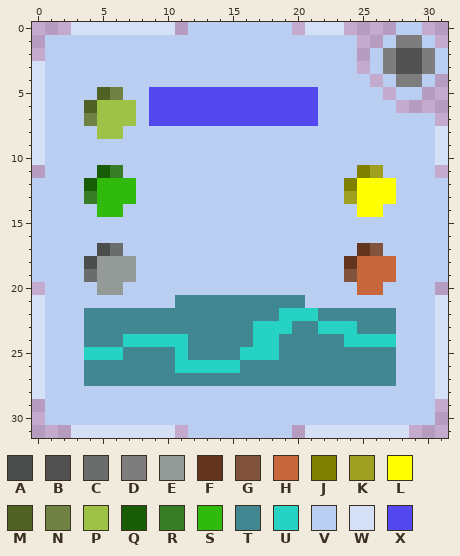
Pixel-art sprite, stored at Icons/Nomai.png. This is how it looked before the edit.
The file is 32x32 pixels.
Palette (. is transparent): A #4a4d4c  B #515151  C #6a6d6c  D #7d7d7d  E #949a98  F #63341e  G #83543d  H #c7683c  J #808000  K #9f9f20  L #ffff01  M #4f6123  N #6f8143  P #9ec246  Q #185d06  R #377d25  S #30ba0c  T #418791  U #26d2c4  V #b9cef0  W #d3e0f5  X #5347ef
New version:
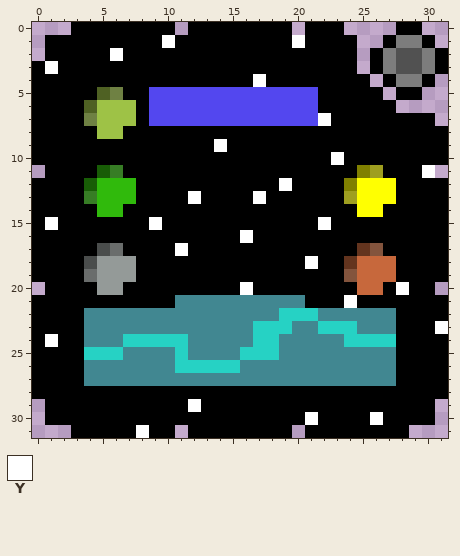
Colours new in this view: Y #ffffff
Diff:
{"colour":"V","old":"#b9cef0","new":"#000000"}
{"y":0,"x":3,"old":"WWWWWWWW","new":"VVVVVVVV"}
{"y":0,"x":21,"old":"WWW","new":"VVV"}
{"y":1,"x":10,"old":"V","new":"Y"}
{"y":1,"x":20,"old":"V","new":"Y"}
{"y":2,"x":6,"old":"V","new":"Y"}
{"y":3,"x":0,"old":"WV","new":"VY"}
{"y":4,"x":0,"old":"W","new":"V"}
{"y":4,"x":17,"old":"V","new":"Y"}
{"y":5,"x":0,"old":"W","new":"V"}
{"y":6,"x":0,"old":"W","new":"V"}
{"y":7,"x":0,"old":"W","new":"V"}
{"y":7,"x":22,"old":"V","new":"Y"}
{"y":8,"x":0,"old":"W","new":"V"}
{"y":8,"x":31,"old":"W","new":"V"}
{"y":9,"x":0,"old":"W","new":"V"}
{"y":9,"x":14,"old":"V","new":"Y"}
{"y":9,"x":31,"old":"W","new":"V"}
{"y":10,"x":0,"old":"W","new":"V"}
{"y":10,"x":23,"old":"V","new":"Y"}
{"y":10,"x":31,"old":"W","new":"V"}
{"y":11,"x":30,"old":"V","new":"Y"}
{"y":12,"x":19,"old":"V","new":"Y"}
{"y":13,"x":12,"old":"V","new":"Y"}
{"y":13,"x":17,"old":"V","new":"Y"}
{"y":15,"x":1,"old":"V","new":"Y"}
{"y":15,"x":9,"old":"V","new":"Y"}
{"y":15,"x":22,"old":"V","new":"Y"}
{"y":16,"x":16,"old":"V","new":"Y"}
{"y":17,"x":11,"old":"V","new":"Y"}
{"y":18,"x":21,"old":"V","new":"Y"}
{"y":20,"x":16,"old":"V","new":"Y"}
{"y":20,"x":28,"old":"V","new":"Y"}
{"y":21,"x":0,"old":"W","new":"V"}
{"y":21,"x":24,"old":"V","new":"Y"}
{"y":21,"x":31,"old":"W","new":"V"}
{"y":22,"x":0,"old":"W","new":"V"}
{"y":22,"x":31,"old":"W","new":"V"}
{"y":23,"x":0,"old":"W","new":"V"}
{"y":23,"x":31,"old":"W","new":"Y"}
{"y":24,"x":0,"old":"WV","new":"VY"}
{"y":24,"x":31,"old":"W","new":"V"}
{"y":25,"x":0,"old":"W","new":"V"}
{"y":25,"x":31,"old":"W","new":"V"}
{"y":26,"x":0,"old":"W","new":"V"}
{"y":26,"x":31,"old":"W","new":"V"}
{"y":27,"x":0,"old":"W","new":"V"}
{"y":27,"x":31,"old":"W","new":"V"}
{"y":28,"x":0,"old":"W","new":"V"}
{"y":28,"x":31,"old":"W","new":"V"}
{"y":29,"x":12,"old":"V","new":"Y"}
{"y":30,"x":21,"old":"V","new":"Y"}
{"y":30,"x":26,"old":"V","new":"Y"}
{"y":31,"x":3,"old":"WWWWWWWW","new":"VVVVVYVV"}
{"y":31,"x":21,"old":"WWWWWWWW","new":"VVVVVVVV"}
{"label":"changed","picture_box":[32,22,448,438]}
